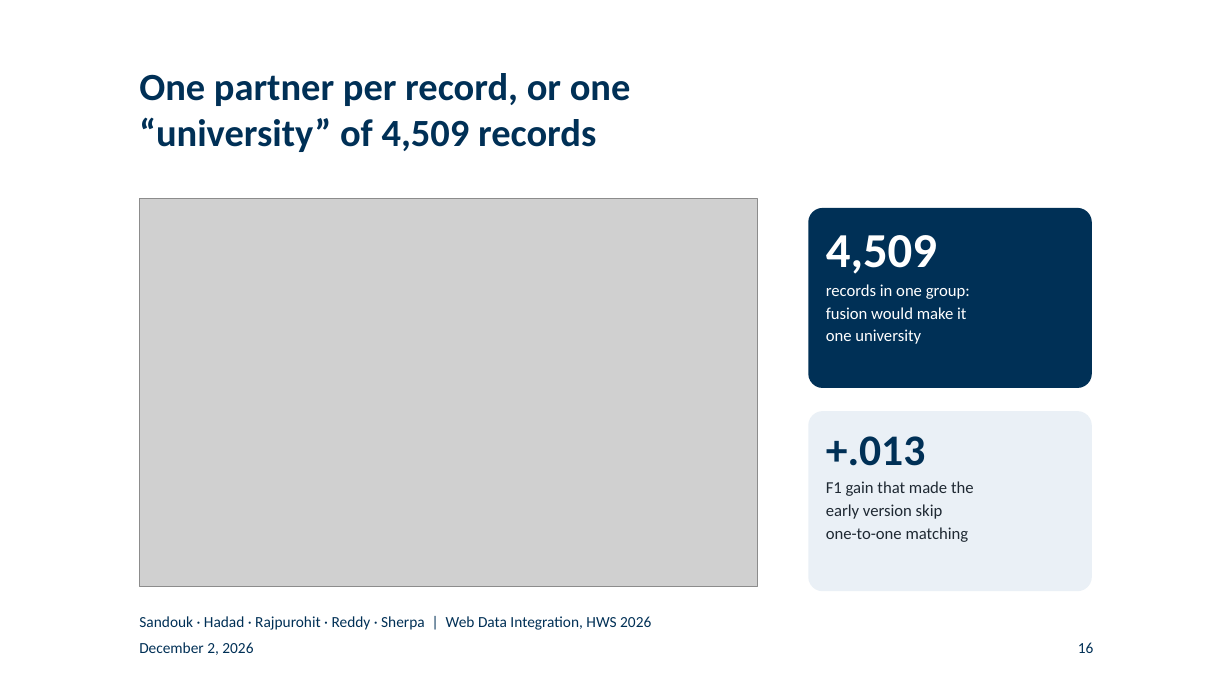
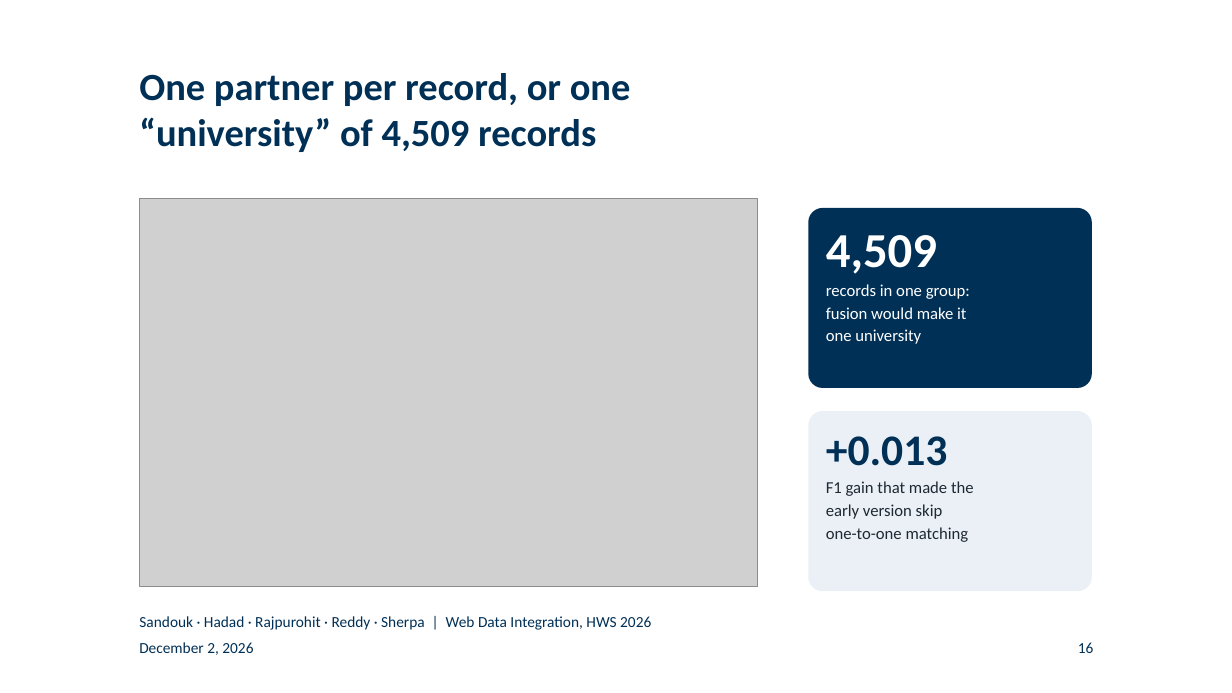
Before and after one commit to BlackSamuron0305/Web-Data-Integration-Project-HWS2026, a slide deck: slide 16 of submission/final-presentation/final_presentation.pptx. Drawn at 1232x693 pixels with LibreOffice and Linux fonts; fonts in the diff are those of the drawing; grey boxes stand for pictures; background and template pictures are left out. Boxes give left, top, right and bottom in pixels: in the first picture for what was removed or moved away, otherwise in the second. Text is boxed around its words. In the diff, an @@ line names an element or a change of style, - is before the commit and + after.

```diff
--- a/submission/final-presentation/final_presentation.pptx
+++ b/submission/final-presentation/final_presentation.pptx
@@ text at box(826, 436, 948, 466): text changed @@
-+.013
++0.013
```
Also in this commit, not shown: 8 other slides changed, 3 other files.
